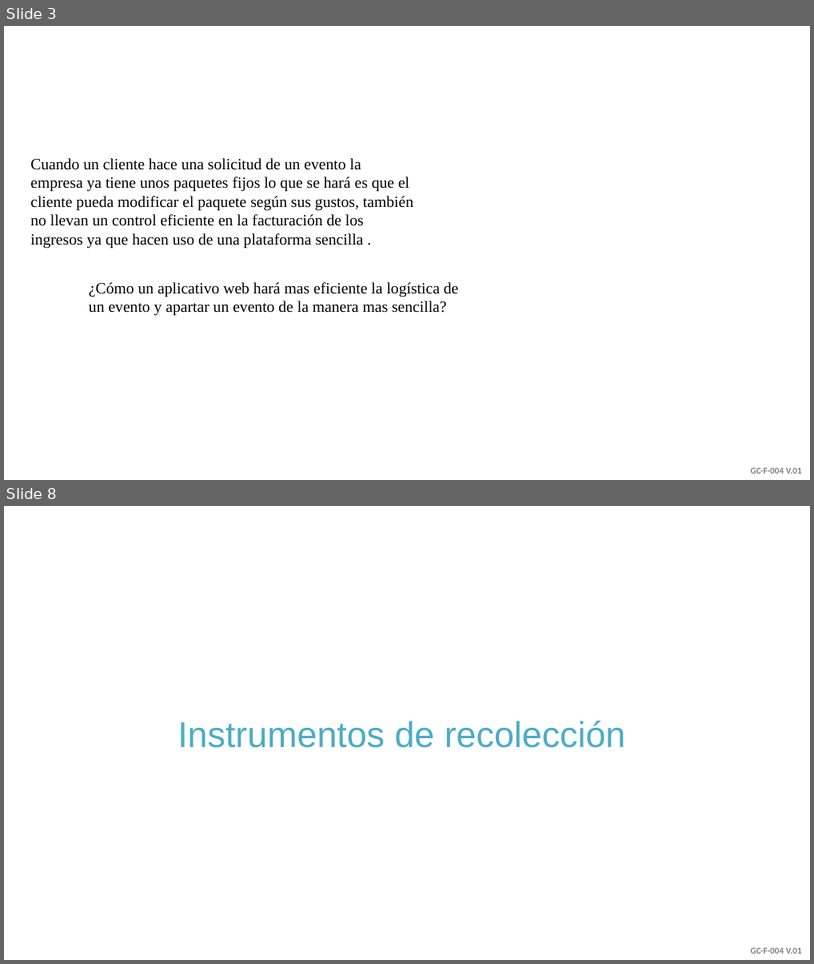
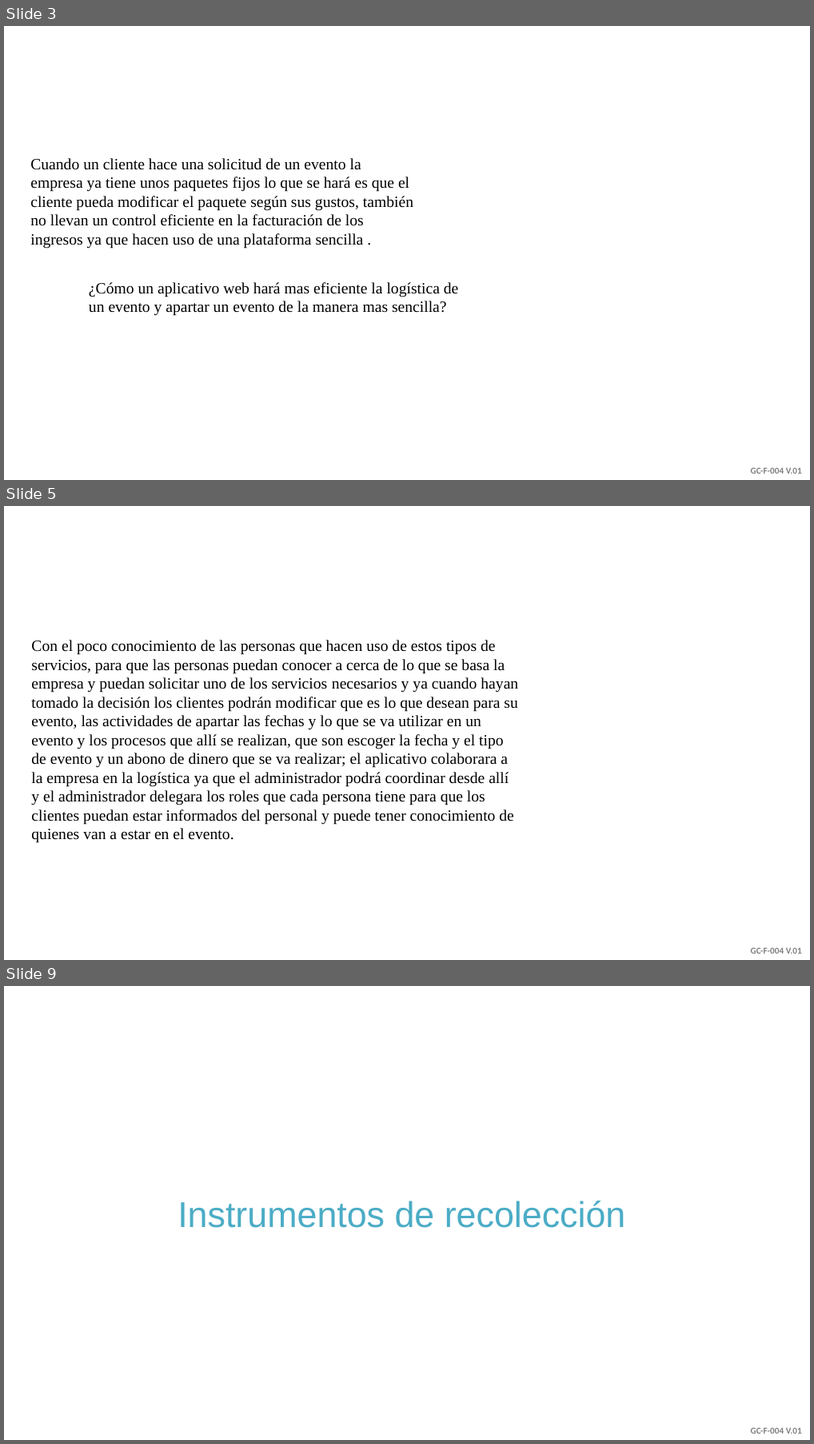
Before and after one commit to JsMorales03/ADSI, a slide deck: Casa de eventos.pptx. Shown one above the other, each under a label of ours: slides 3 and 8 before the commit, slides 3, 5 and 9 after it; the slides between them are not shown. The pictures are 814x964 and 814x1444 pixels, drawn with LibreOffice and Linux fonts; fonts in the diff are those of the drawing; background and template pictures are left out. Boxes give left, top, right and bottom in pixels: in the first picture for what was removed or moved away, otherwise in the second. Text is boxed around its words. In the diff, an @@ line names an element or a change of style, - is before the commit and + after.

```diff
--- a/Casa de eventos.pptx
+++ b/Casa de eventos.pptx
@@ slide 5 added at <box>4,506,810,960</box>, background picture (left out); not listed: 1 template element that a slide beside it also shows @@
@@ text added at <box>31,640,518,843</box>, 14 pt, text #000000 @@
+Con el poco conocimiento de las personas que hacen uso de estos tipos de servicios, para que las personas puedan conocer a cerca de lo que se basa la empresa y puedan solicitar uno de los servicios necesarios y ya cuando hayan tomado la decisión los clientes podrán modificar que es lo que desean para su evento, las actividades de apartar las fechas y lo que se va utilizar en un evento y los procesos que allí se realizan, que son escoger la fecha y el tipo de evento y un abono de dinero que se va realizar; el aplicativo colaborara a la empresa en la logística ya que el administrador podrá coordinar desde allí y el administrador delegara los roles que cada persona tiene para que los clientes puedan estar informados del personal y puede tener conocimiento de quienes van a estar en el evento.
@@ what was slide 8 is now slide 9 @@
```
Also in this commit, not shown: 8 slides changed, 1 other file.
